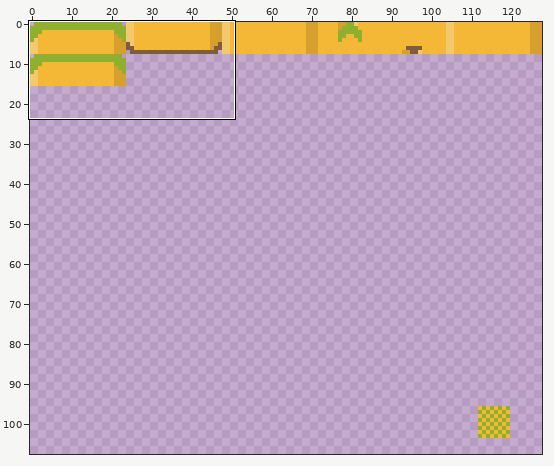
One commit to this sprite sheet: pub/assets/tilemaps/tiles/groundTiles.png. The first picture is a wide view before the edit; the outline marks the close-up.
Close-up. As it was:
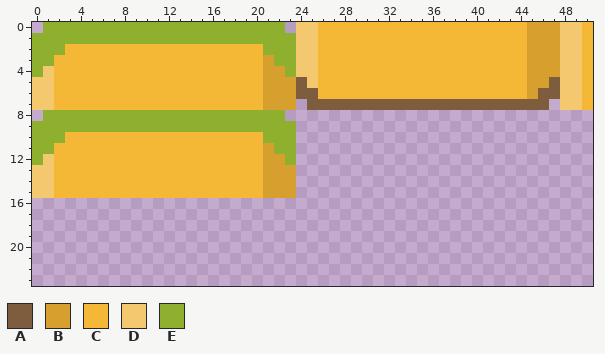
The file is 256x256 pixels, drawn in blocks of 2x2; one block is one cell here. Shown: x 0..50, y 0..23. The wide view leaves out empty margins. The commit also changed other parts of the picture, which this record leaves out.
Palette (. is transparent): A #7e5d3e  B #d79f2e  C #f4b736  D #f4c86e  E #8fb02f
New version:
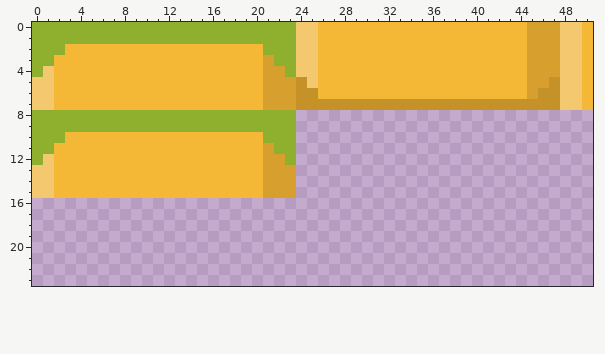
From old to new:
colour A: #7e5d3e -> #c59229
y 0: x 0 . -> E; x 23 . -> E
y 7: x 24 . -> A; x 47 . -> A
y 8: x 0 . -> E; x 23 . -> E
